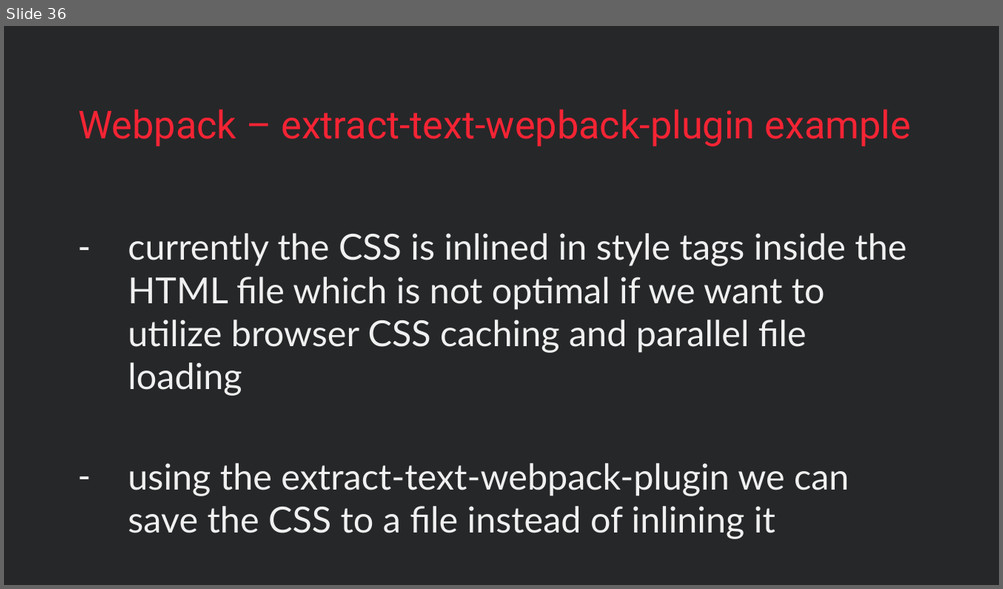
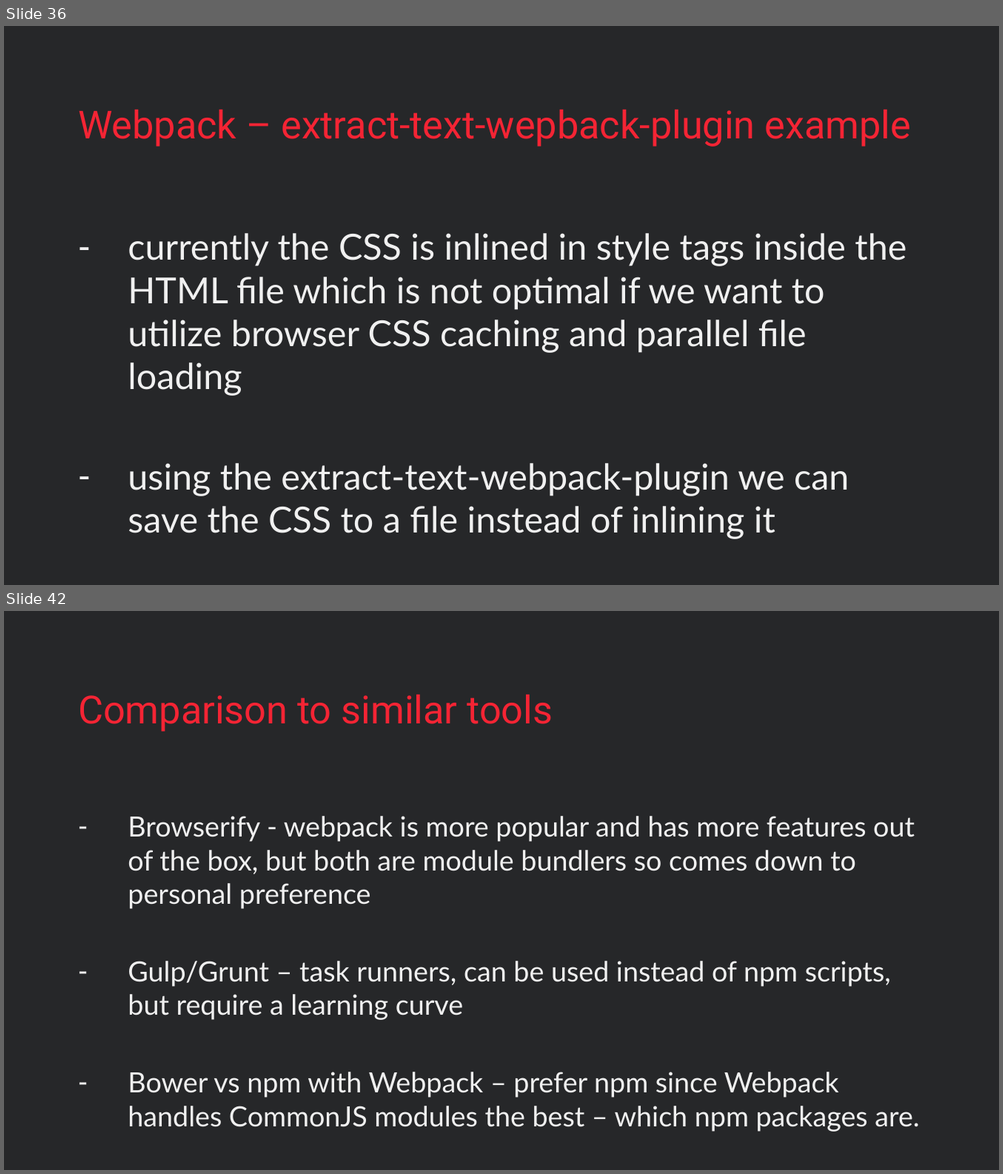
Before and after one commit to vzakanj/webpack-intro, a slide deck: webpack-introduction.pptx. Shown one above the other, each under a label of ours: slide 36 before the commit, slides 36 and 42 after it; the slides between them are not shown. The pictures are 1003x589 and 1003x1174 pixels, drawn with LibreOffice and Linux fonts; fonts in the diff are those of the drawing; background and template pictures are left out. Boxes give left, top, right and bottom in pixels: in the first picture for what was removed or moved away, otherwise in the second. Text is boxed around its words. In the diff, an @@ line names an element or a change of style, - is before the commit and + after.

```diff
--- a/webpack-introduction.pptx
+++ b/webpack-introduction.pptx
@@ slide 42 added at (4,611,999,1170), background #FFFFFF; not listed: 1 template element that a slide beside it also shows @@
@@ title added at (78,694,552,732), 28 pt, text #F42434 @@
+Comparison to similar tools
@@ text added at (128,816,919,1132), 20.1 pt, text #F0F0F0 @@
+– Browserify - webpack is more popular and has more features out of the box, but both are module bundlers so comes down to personal preference
+– Gulp/Grunt – task runners, can be used instead of npm scripts, but require a learning curve
+– Bower vs npm with Webpack – prefer npm since Webpack handles CommonJS modules the best – which npm packages are.
```
Also in this commit, not shown: 3 slides changed, 5 other slides added.
